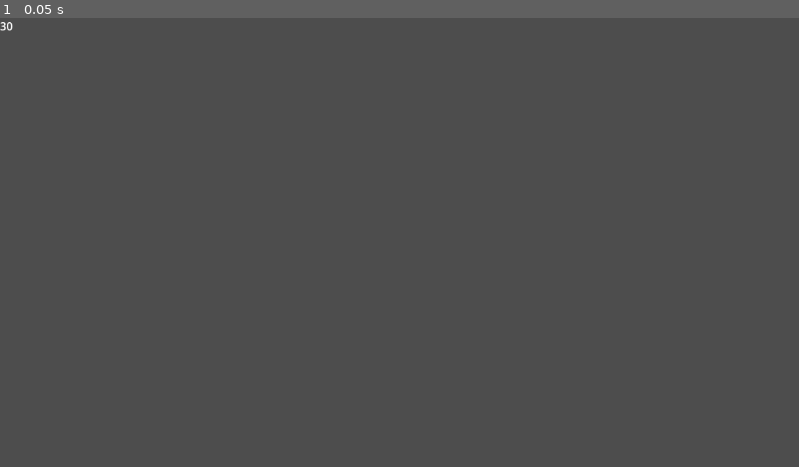
Above: before the commit, frame 1.
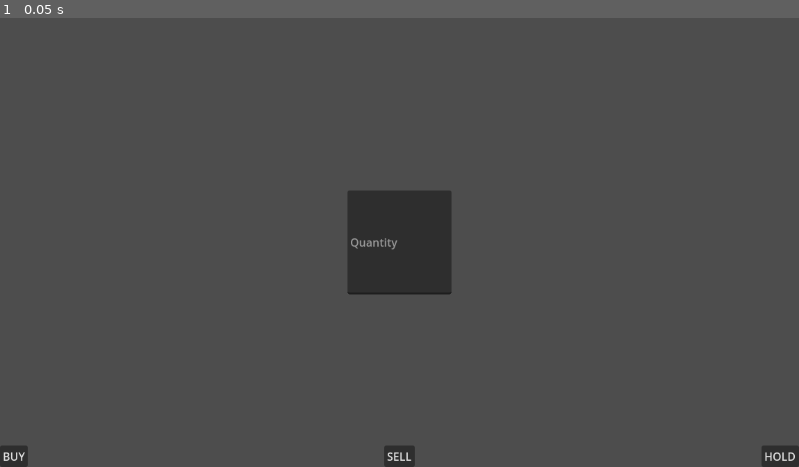
Above: after the commit, the same moment.

Repository: absentnot/GGJ-25
Game: Godot game, scene res://scenes/main.tscn
Same seed, same stepped clock (60 frames per second), same inputs: the game is played once before the commit and once after it.
Inputs:
- Up to frame 1 (0.05 s): no input

The runs differ from the first frame. In frame 1, 3.5% of the frame differs, in the area x 0-100%, y 0-100%.

Commit message:
Simple HUD with player actions passed into round

Diff:
--- /dev/null
+++ b/scenes/hud.tscn
@@ -0,0 +1,80 @@
+[gd_scene load_steps=2 format=3 uid="uid://cnhtjauuofwrl"]
+
+[ext_resource type="Script" path="res://scripts/hud.gd" id="1_joi6o"]
+
+[node name="Hud" type="CanvasLayer"]
+script = ExtResource("1_joi6o")
+
+[node name="MarketValueDisplay" type="Label" parent="."]
+anchors_preset = 5
+anchor_left = 0.5
+anchor_right = 0.5
+offset_left = -20.0
+offset_right = 20.0
+offset_bottom = 23.0
+grow_horizontal = 2
+size_flags_horizontal = 0
+size_flags_vertical = 0
+
+[node name="Buy" type="Button" parent="."]
+anchors_preset = 2
+anchor_top = 1.0
+anchor_bottom = 1.0
+offset_top = -31.0
+offset_right = 40.0
+grow_vertical = 0
+size_flags_horizontal = 4
+size_flags_vertical = 4
+focus_mode = 0
+text = "BUY
+"
+
+[node name="Sell" type="Button" parent="."]
+anchors_preset = 7
+anchor_left = 0.5
+anchor_top = 1.0
+anchor_right = 0.5
+anchor_bottom = 1.0
+offset_left = -22.0
+offset_top = -31.0
+offset_right = 22.0
+grow_horizontal = 2
+grow_vertical = 0
+size_flags_horizontal = 4
+size_flags_vertical = 8
+focus_mode = 0
+text = "SELL"
+
+[node name="Hold" type="Button" parent="."]
+anchors_preset = 3
+anchor_left = 1.0
+anchor_top = 1.0
+anchor_right = 1.0
+anchor_bottom = 1.0
+offset_left = -54.0
+offset_top = -31.0
+grow_horizontal = 0
+grow_vertical = 0
+focus_mode = 0
+text = "HOLD"
+
+[node name="QuantityInput" type="LineEdit" parent="."]
+custom_minimum_size = Vector2(150, 150)
+anchors_preset = 8
+anchor_left = 0.5
+anchor_top = 0.5
+anchor_right = 0.5
+anchor_bottom = 0.5
+offset_left = -75.0
+offset_top = -75.0
+offset_right = 75.0
+offset_bottom = 75.0
+grow_horizontal = 2
+grow_vertical = 2
+size_flags_horizontal = 4
+placeholder_text = "Quantity"
+
+[connection signal="pressed" from="Buy" to="." method="_on_buy_pressed"]
+[connection signal="pressed" from="Sell" to="." method="_on_sell_pressed"]
+[connection signal="pressed" from="Hold" to="." method="_on_hold_pressed"]
+[connection signal="text_submitted" from="QuantityInput" to="." method="_on_quantity_input_text_submitted"]
--- a/scenes/main.tscn
+++ b/scenes/main.tscn
@@ -1,14 +1,14 @@
-[gd_scene load_steps=2 format=3 uid="uid://kw25mjyh8n23"]
+[gd_scene load_steps=3 format=3 uid="uid://kw25mjyh8n23"]
 
 [ext_resource type="Script" path="res://scripts/main.gd" id="1_kap36"]
+[ext_resource type="PackedScene" uid="uid://cnhtjauuofwrl" path="res://scenes/hud.tscn" id="2_kbh8a"]
 
 [node name="Main" type="Node2D"]
 script = ExtResource("1_kap36")
 
+[node name="HUD" parent="." instance=ExtResource("2_kbh8a")]
+
 [node name="DayTimer" type="Timer" parent="."]
-
-[node name="MarketValueDisplay" type="Label" parent="."]
-offset_right = 40.0
-offset_bottom = 23.0
+wait_time = 5.0
 
 [connection signal="timeout" from="DayTimer" to="." method="_on_day_timer_timeout"]
--- /dev/null
+++ b/scripts/hud.gd
@@ -0,0 +1,43 @@
+extends Node
+
+
+var playerOrder: Order.OrderType = Order.OrderType.HOLD
+var playerQuantity: int = 0
+# Called when the node enters the scene tree for the first time.
+func _ready() -> void:
+	pass # Replace with function body.
+
+func getPlayerOrder() -> Order:
+	print("Player quantity: " + str(playerQuantity))
+	return Order.new(playerQuantity, playerOrder)
+
+func setMarketValue(newVal: int) -> void:
+	$MarketValueDisplay.text = str(newVal)
+
+# Called every frame. 'delta' is the elapsed time since the previous frame.
+func _process(delta: float) -> void:
+	pass
+
+func _on_sell_pressed() -> void:
+	print("Sell is pressed!")
+	if(playerQuantity < 1):
+		print("Stupid player, you can't sell less than 1 share!")
+	else:
+		playerOrder = Order.OrderType.SELL
+		print("Selling " + str(playerQuantity))
+
+func _on_buy_pressed() -> void:
+	print("Buy is pressed!")
+	if(playerQuantity < 1):
+		print("Stupid player, you can't buy less than 1 share!")
+	else:
+		playerOrder = Order.OrderType.BUY
+		print("Buying " + str(playerQuantity))
+
+func _on_hold_pressed() -> void:
+	print("Hold is pressed!")
+	playerOrder = Order.OrderType.HOLD
+
+func _on_quantity_input_text_submitted(new_text: String) -> void:
+	print("Text changed! New line: " + new_text)
+	playerQuantity = int(new_text)
--- a/scripts/main.gd
+++ b/scripts/main.gd
@@ -9,10 +9,7 @@
 	currentRound.roundOver.connect(endRound)
 	add_child(currentRound)
 	marketValue = currentRound.getMarketValue()
-	$MarketValueDisplay.text = str(marketValue)
-	$MarketValueDisplay.show()
 	$DayTimer.start()
-	pass # Replace with function body.
 
 
 # Called every frame. 'delta' is the elapsed time since the previous frame.
@@ -22,9 +19,9 @@
 
 func _on_day_timer_timeout() -> void:
 	print("Bing! Next day")
-	currentRound.processDay()
-	marketValue = currentRound.getMarketValue()
-	$MarketValueDisplay.text = str(marketValue)
+	var order = $HUD.getPlayerOrder()
+	currentRound.processDay(order)
+	$HUD.setMarketValue(currentRound.getMarketValue())
 	$DayTimer.start()
 
 func endRound() -> void:
--- a/scripts/order.gd
+++ b/scripts/order.gd
@@ -6,10 +6,10 @@
 }
 
 var type = OrderType.HOLD
-var quantity = 0
+var qty = 0
 func _init(quantity, oType=OrderType.HOLD):
-	quantity = quantity
+	qty = quantity
 	type = oType
 
 func _to_string():
-	return "%s: %d" % [OrderType.keys()[type], quantity]
+	return "%s: %s" % [OrderType.keys()[type], qty]
--- a/scripts/round.gd
+++ b/scripts/round.gd
@@ -18,13 +18,14 @@
 func getMarketValue() -> int:
 	return market.getCurrentPrice()
 
-func processDay() -> void:
+func processDay(playerOrder: Order) -> void:
 	day += 1
 	print("Day in round: " + str(day))
 	if(day > maxDays):
 		roundOver.emit()
 	else:
 		var orders: Array[Order] = getOrders()
+		orders.push_back(playerOrder)
 		print("Orders: " + str(orders))
 		market.updatePrice(orders)
 	return
Not shown, added: scenes/hud3916.tmp
Not shown, added: scenes/hud5E52.tmp
